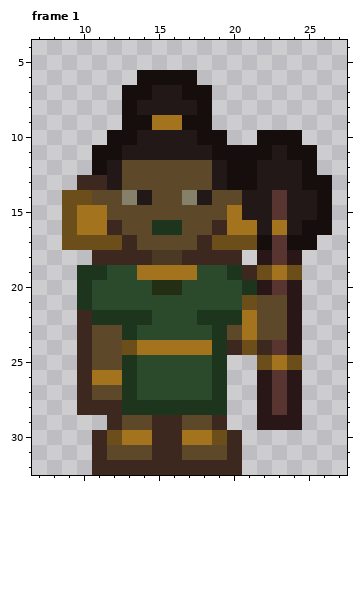
One commit to this pixel-art file: assets/sprites/enemies/VarFem5Mixteca.aseprite. Above is the file before it was changed.
64x64 pixels, 1 frame. Colours within 5 levels of each other are drawn and written as one. Shown: frame 1: x 7..27, y 4..32. The old version is drawn lined up with the new one, on the new canvas. The commit also changed other frames, which this record leaves out.
Now the later version:
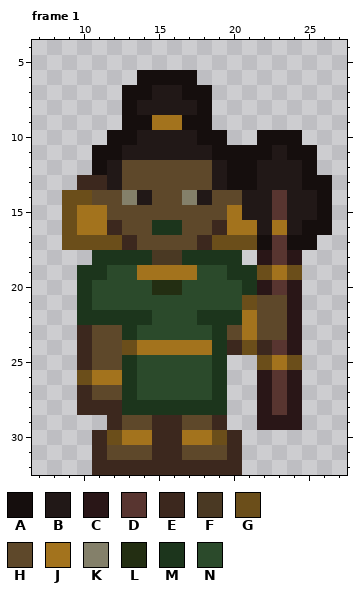
Palette (. is transparent): A #150e0d  B #211817  C #291617  D #583530  E #3c281e  F #4a3923  G #6b4e1a  H #5e482a  J #a3731d  K #84806a  L #232e12  M #1c351c  N #2b4a2b
Change:
canvas 64x64 -> 32x33, the old top-left corner now at 0,-31 (the part of the old canvas that was cut away was empty and is not shown)
Frame 1:
y 18: x 11..14 EEEE -> MMMM; x 17..20 EEEE -> MMMM
y 19: x 21 E -> M
y 22: x 10 E -> M
y 26: x 10 E -> G
Boxes around the changes in both pictures, in picture pixels (x1, y1, x2, y2):
changed: (92, 250, 257, 280)
changed: (77, 310, 92, 385)
